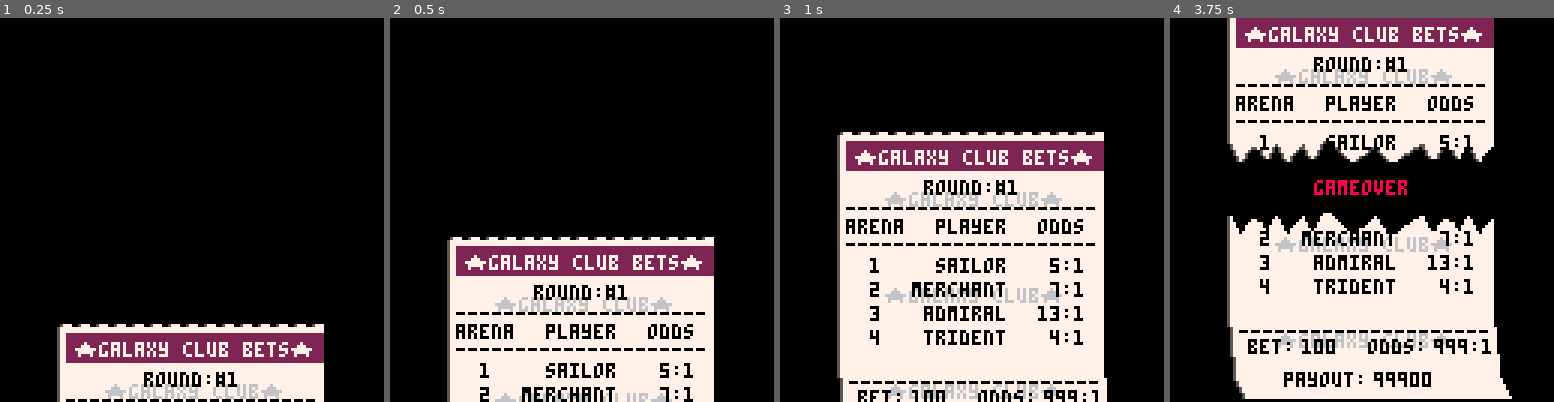
Above: before the commit, frames 1-4 (left to right).
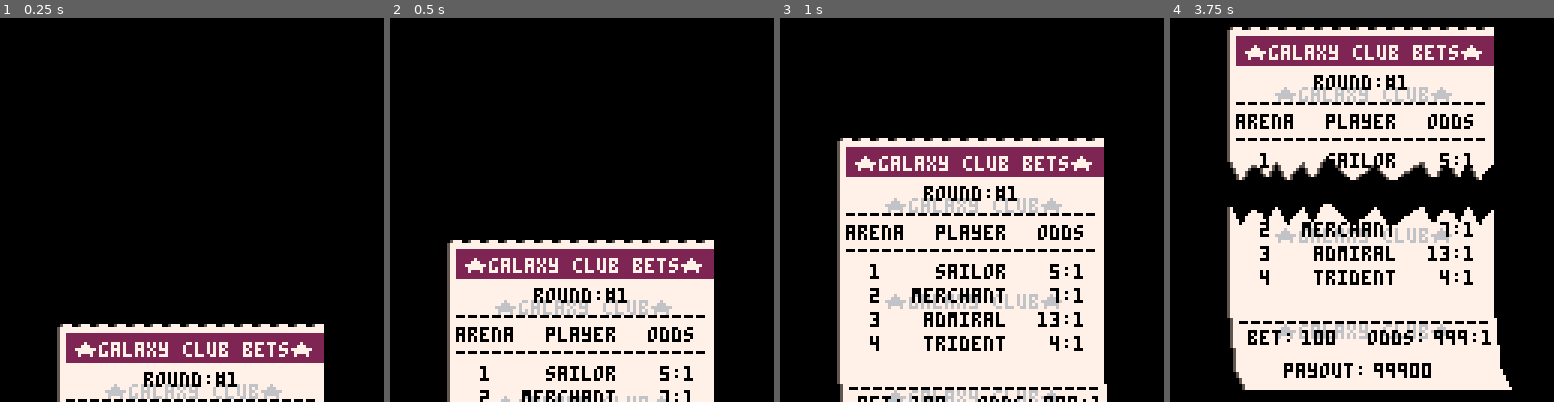
Above: after the commit, the same moments.

Repository: suspicious-smoke/club-bets-pico8
Game: PICO-8 cartridge club-bets.p8
The game is run twice, just before and just after one commit, with the same random seed, the same clock (stepped at 60 frames per second) and the same inputs.
Inputs:
- Up to frame 1 (0.25 s): no input
- Up to frame 2 (0.5 s): tap X (X key) at 0.33 s
- Up to frame 3 (1 s): tap O (Z key) at 0.7 s
- Up to frame 4 (3.75 s): tap X (X key) at 1.07, 1.85, 2.97 s; hold Right 1.6-2.1 s; tap O (Z key) every 0.4 s from 1.7 to 3.7 s; hold Up 2.15-2.42 s; hold Right 2.47-3.03 s; hold Left 3.08-3.58 s; hold Down from 3.63 s (still down)

Frame 1 is identical in both runs. In frame 2, 7.1% of the frame differs, in the area x 14-85%, y 57-100%; in frame 3, 13%; in frame 4, 25%, in the area x 14-90%, y 0-100%.

Commit message:
gameover screen work

Diff:
--- a/club-bets.p8
+++ b/club-bets.p8
@@ -733,9 +733,9 @@
 			gameover_mode=2
 		end
 	elseif gameover_mode==2 then
-		t_tmr=min(t_tmr+0.1,1)
+		t_tmr=min(t_tmr+0.07,1)
 		local _t=easeinquad(t_tmr)
-		t_sep=lerp(0,12,_t)
+		t_sep=lerp(0,11,_t)
 		if t_tmr==1 then
 			gameover_mode=3
 		end
@@ -746,14 +746,14 @@
 function drw_gameover()
 	draw_ticket(10,20,140-ty_off)
 	if gameover_mode==3 then
-		print("gameover",48,54,8)
+		print("\^t\^o280gameover",48,54,8)
 	end
 end
 
 function lerp_ticket()
 	t_tmr=min(t_tmr+0.01,1)
 	local _t=easeoutquart(t_tmr)
-	ty_off=lerp(0,130,_t)
+	ty_off=lerp(0,128,_t)
 
 	if t_tmr==1 then
 		return true
